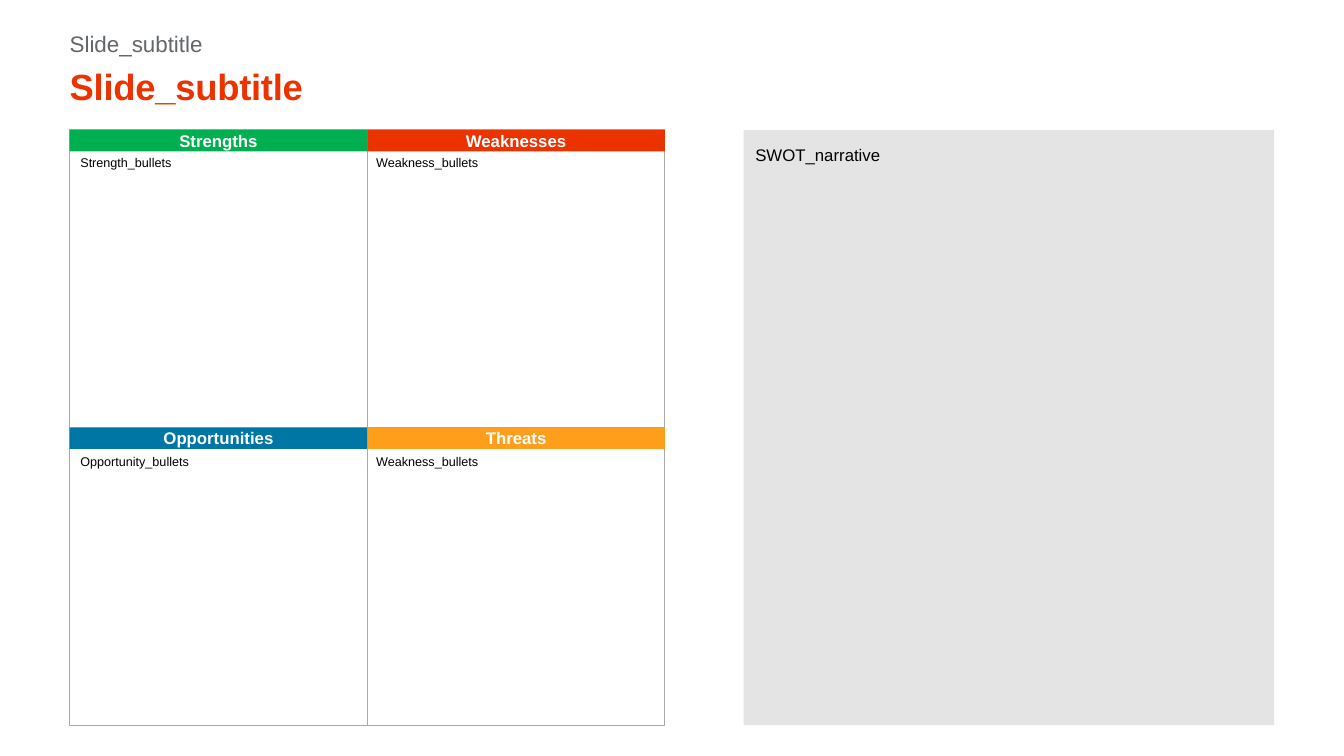
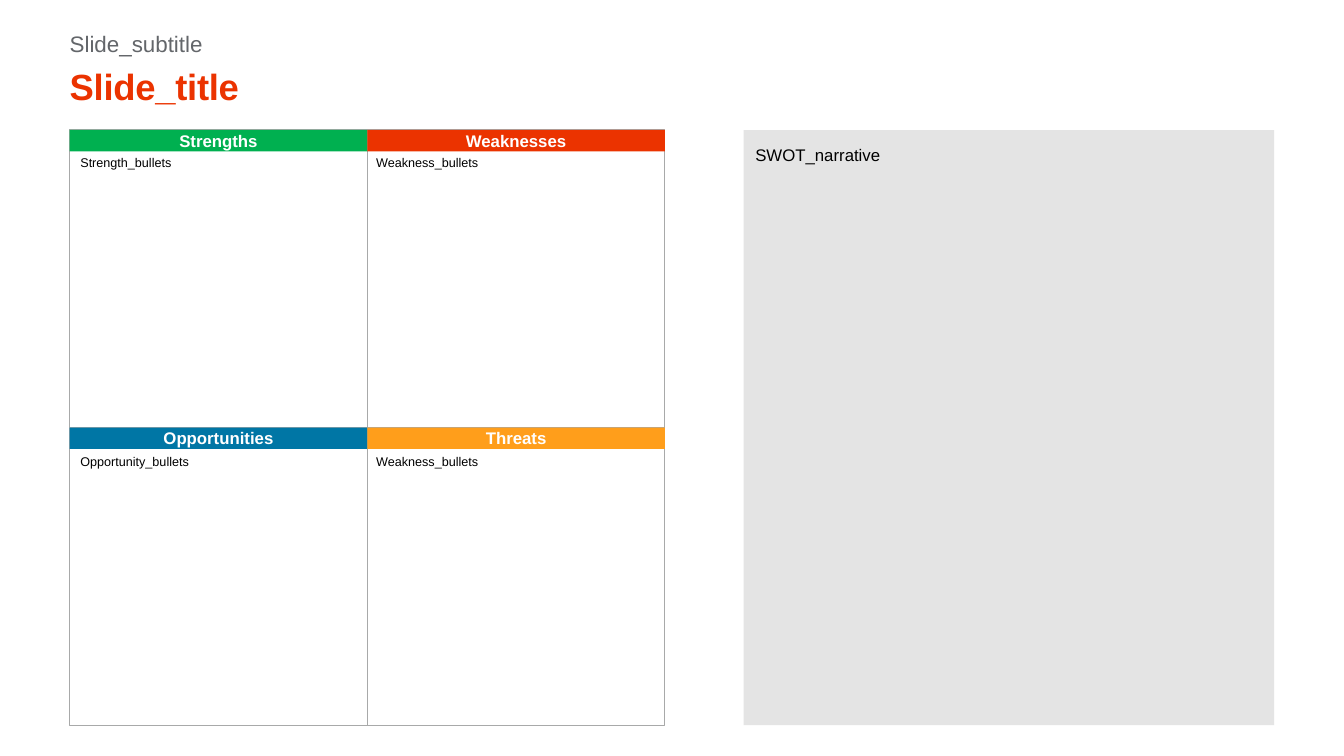
Before and after one commit to xpistos90210/templates, a slide deck: slide 1 of SWOT_template.pptx. Drawn at 1344x756 pixels with LibreOffice and Linux fonts; fonts in the diff are those of the drawing. Boxes give left, top, right and bottom in pixels: in the first picture for what was removed or moved away, otherwise in the second. Text is boxed around its words. In the diff, an @@ line names an element or a change of style, - is before the commit and + after.

```diff
--- a/SWOT_template.pptx
+++ b/SWOT_template.pptx
@@ title at <box>70,73,239,105</box>: text changed @@
-Slide_subtitle
+Slide_title
```
